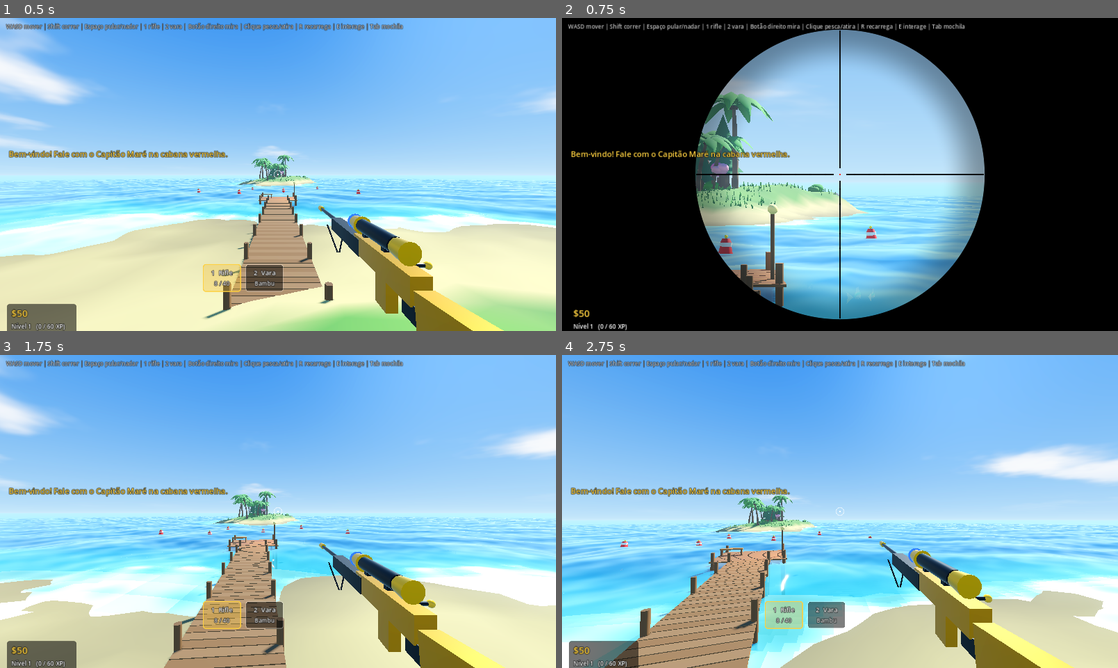
Above: before the commit, frames 1-4 (two rows, left to right).
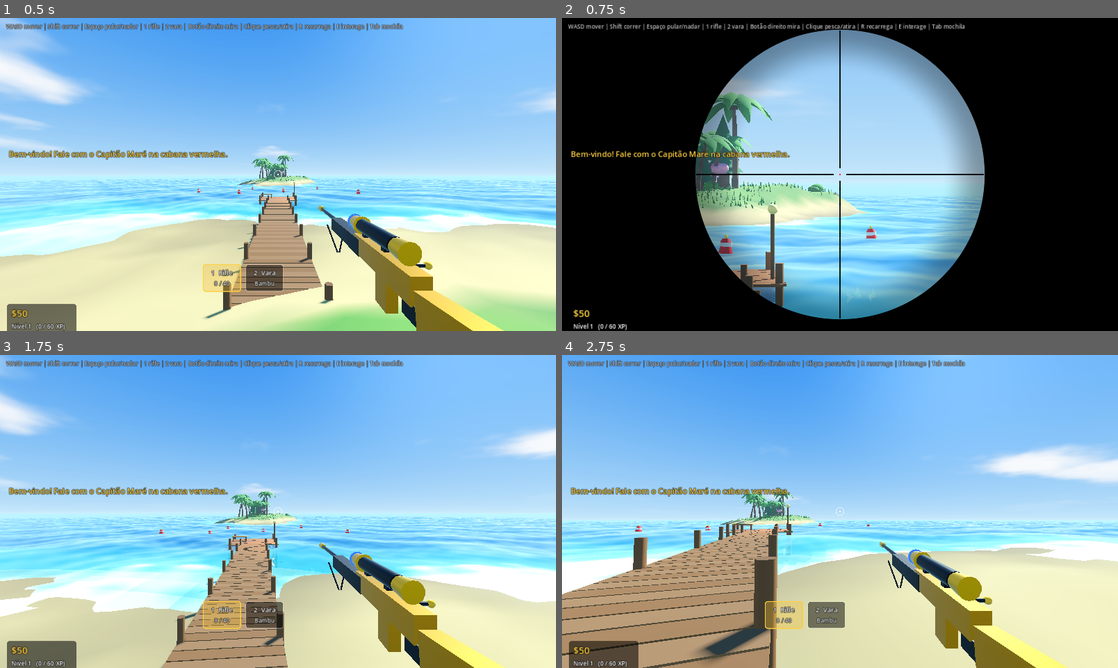
Above: after the commit, the same moments.

Repository: RafaelBraido/Shorts-3d
Game: Godot game, scene res://scenes/Main.tscn
Same seed, same stepped clock (60 frames per second), same inputs: the game is played once before the commit and once after it.
Inputs (mouse positions are in pixels of both pictures, inside the frame that each line leads up to):
- Up to frame 1 (0.5 s): no input
- Up to frame 2 (0.75 s): tap Enter at 0.5 s; move the mouse to (867, 174) at 0.52 s; hold W (move_forward) from 0.53 s (still down); hold Right mouse button (aim) from 0.53 s (still down)
- Up to frame 3 (1.75 s): keep holding W (move_forward); tap Space (jump) at 0.77, 1.07, 1.52 s; tap Shift (run) at 0.8, 1.35 s; move the mouse to (250, 511) at 1.27 s; release Right mouse button (aim) at 1.28 s; tap Ctrl (crouch, bound only after the commit) at 1.55 s
- Up to frame 4 (2.75 s): keep holding W (move_forward); tap Space (jump) at 1.82, 2.3 s; move the mouse to (851, 505) at 2.02 s; hold Ctrl (crouch, bound only after the commit) from 2.03 s (still down)

Frame 1 is identical in both runs. In frame 2, less than 0.1% of the frame differs, in the area x 24-72%, y 24-92%; in frame 3, 6.1%; in frame 4, 31%, in the area x 0-100%, y 43-100%.

Commit message:
Multiplayer cooperativo (ENet) e agachar; corrige elipse da luneta em telas largas
Co-Authored-By: Claude Sonnet 5.5 <noreply@anthropic.com>
Claude-Session: https://claude.ai/code/session_016GDPdtbx84WZH3tnUTdxNH

Diff:
--- a/project.godot
+++ b/project.godot
@@ -12,6 +12,7 @@
 
 GameState="*res://scripts/autoload/game_state.gd"
 Sfx="*res://scripts/autoload/audio_manager.gd"
+Net="*res://scripts/autoload/network.gd"
 
 [display]
 
@@ -79,6 +80,14 @@
 "deadzone": 0.2,
 "events": [Object(InputEventKey,"resource_local_to_scene":false,"resource_name":"","device":-1,"window_id":0,"alt_press …(191 unchanged characters)…
 }
+crouch={
+"deadzone": 0.2,
+"events": [Object(InputEventKey,"resource_local_to_scene":false,"resource_name":"","device":-1,"window_id":0,"alt_pressed":false,"shift_pressed":false,"ctrl_pressed":false,"meta_pressed":false,"pressed":false,"keycode":0,"physical_keycode":4194326,"key_label":0,"unicode":0,"location":0,"echo":false,"script":null), Object(InputEventKey,"resource_local_to_scene":false,"resource_name":"","device":-1,"window_id":0,"alt_pressed":false,"shift_pressed":false,"ctrl_pressed":false,"meta_pressed":false,"pressed":false,"keycode":0,"physical_keycode":67,"key_label":0,"unicode":0,"location":0,"echo":false,"script":null)]
+}
+multiplayer={
+"deadzone": 0.2,
+"events": [Object(InputEventKey,"resource_local_to_scene":false,"resource_name":"","device":-1,"window_id":0,"alt_pressed":false,"shift_pressed":false,"ctrl_pressed":false,"meta_pressed":false,"pressed":false,"keycode":0,"physical_keycode":4194333,"key_label":0,"unicode":0,"location":0,"echo":false,"script":null)]
+}
 
 [input_devices]
 
--- /dev/null
+++ b/scripts/autoload/network.gd
@@ -0,0 +1,149 @@
+extends Node
+## Multiplayer cooperativo (ENet, API de alto nível do Godot 4). Autoload "Net".
+## Um jogador hospeda (porta 24565, UDP) e os outros entram pelo IP. O mundo é determinístico (mesma semente),
+## então todos veem a mesma ilha. Sincronizados: posição/olhar/item/agachar dos jogadores, tiros (traçante + som),
+## nomes e avisos de captura. Não sincronizados (cada jogador tem os seus): peixes, economia e inventário.
+
+signal status(message: String)
+signal players_changed
+
+const PORT := 24565
+const MAX_PLAYERS := 6
+const SEND_INTERVAL := 1.0 / 15.0
+
+var player_name := "Pescador"
+var active := false
+var is_host := false
+var avatars: Dictionary = {}      ## peer_id -> RemotePlayer
+var names: Dictionary = {}        ## peer_id -> nome
+var _send_t := 0.0
+
+func _ready() -> void:
+	player_name = "Pescador%d" % (randi() % 900 + 100)
+	multiplayer.peer_connected.connect(_on_peer_connected)
+	multiplayer.peer_disconnected.connect(_on_peer_disconnected)
+	multiplayer.connected_to_server.connect(func() -> void:
+		active = true
+		status.emit("Conectado! Seu ID: %d" % multiplayer.get_unique_id())
+		players_changed.emit())
+	multiplayer.connection_failed.connect(func() -> void:
+		_reset()
+		status.emit("Falha ao conectar. Confira o IP, a porta e se o anfitrião está aberto."))
+	multiplayer.server_disconnected.connect(func() -> void:
+		_reset()
+		status.emit("O anfitrião saiu da partida."))
+
+func host(port: int = PORT) -> Error:
+	leave()
+	var peer := ENetMultiplayerPeer.new()
+	var err := peer.create_server(port, MAX_PLAYERS - 1)
+	if err != OK:
+		status.emit("Não foi possível hospedar na porta %d (erro %d)." % [port, err])
+		return err
+	multiplayer.multiplayer_peer = peer
+	active = true
+	is_host = true
+	status.emit("Hospedando na porta %d. Passe seu IP aos amigos." % port)
+	players_changed.emit()
+	return OK
+
+func join(ip: String, port: int = PORT) -> Error:
+	leave()
+	var peer := ENetMultiplayerPeer.new()
+	var err := peer.create_client(ip.strip_edges(), port)
+	if err != OK:
+		status.emit("Endereço inválido (erro %d)." % err)
+		return err
+	multiplayer.multiplayer_peer = peer
+	status.emit("Conectando a %s:%d ..." % [ip, port])
+	return OK
+
+func leave() -> void:
+	if multiplayer.multiplayer_peer != null and not (multiplayer.multiplayer_peer is OfflineMultiplayerPeer):
+		multiplayer.multiplayer_peer.close()
+	multiplayer.multiplayer_peer = null
+	_reset()
+
+func _reset() -> void:
+	active = false
+	is_host = false
+	for a in avatars.values():
+		if is_instance_valid(a):
+			a.queue_free()
+	avatars.clear()
+	names.clear()
+	players_changed.emit()
+
+func peer_count() -> int:
+	return avatars.size() + 1
+
+func _on_peer_connected(id: int) -> void:
+	var scene := get_tree().current_scene
+	if scene == null:
+		return
+	var av := RemotePlayer.new()
+	av.peer_id = id
+	scene.add_child(av)
+	avatars[id] = av
+	names[id] = "Jogador %d" % id
+	av.set_display_name(names[id])
+	set_player_name.rpc_id(id, player_name)
+	status.emit("Jogador %d entrou na ilha." % id)
+	players_changed.emit()
+
+func _on_peer_disconnected(id: int) -> void:
+	if avatars.has(id):
+		avatars[id].queue_free()
+		avatars.erase(id)
+	var n: String = names.get(id, "Jogador %d" % id)
+	names.erase(id)
+	status.emit("%s saiu." % n)
+	players_changed.emit()
+
+# ------------------------------------------------------------------ envio (chamado pelo Player / armas)
+
+func tick(delta: float, p: Node3D, yaw: float, pitch: float, item: String, crouch: bool) -> void:
+	if not active or avatars.is_empty():
+		return
+	_send_t += delta
+	if _send_t >= SEND_INTERVAL:
+		_send_t = 0.0
+		sync_state.rpc(p.global_position, yaw, pitch, item, crouch)
+
+func send_shot(from: Vector3, to: Vector3) -> void:
+	if active and not avatars.is_empty():
+		fx_shot.rpc(from, to)
+
+func send_announce(text: String) -> void:
+	if active and not avatars.is_empty():
+		announce.rpc(text)
+
+# ------------------------------------------------------------------ RPCs
+
+@rpc("any_peer", "unreliable")
+func sync_state(pos: Vector3, yaw: float, pitch: float, item: String, crouch: bool) -> void:
+	var av: RemotePlayer = avatars.get(multiplayer.get_remote_sender_id())
+	if av:
+		av.apply_state(pos, yaw, pitch, item, crouch)
+
+@rpc("any_peer", "reliable")
+func set_player_name(n: String) -> void:
+	var id := multiplayer.get_remote_sender_id()
+	n = n.strip_edges().left(16)
+	if n == "":
+		n = "Jogador %d" % id
+	names[id] = n
+	if avatars.has(id):
+		avatars[id].set_display_name(n)
+	players_changed.emit()
+
+@rpc("any_peer", "unreliable")
+func fx_shot(from: Vector3, to: Vector3) -> void:
+	var scene := get_tree().current_scene
+	Fx.tracer(scene, from, to)
+	Sfx.play_at("shot", scene, from, -4.0)
+
+@rpc("any_peer", "reliable")
+func announce(text: String) -> void:
+	var id := multiplayer.get_remote_sender_id()
+	GameState.notify.emit("%s %s" % [names.get(id, "Jogador"), text])
--- a/scripts/equipment/fishing_rod.gd
+++ b/scripts/equipment/fishing_rod.gd
@@ -316,6 +316,7 @@
 	var is_record: bool = w > float(prev["best"]) and not is_new
 	var entry := GameState.add_fish(id, w, false)
 	Sfx.play("catch")
+	Net.send_announce("pescou %s de %.1f kg!" % [FishDB.data(id)["name"], w])
 	hud.show_catch(id, w, int(entry["value"]), is_new, is_record)
 	_show_trophy(id, f.length_m)
 	# o peixe salta até o jogador e some
--- a/scripts/equipment/rifle.gd
+++ b/scripts/equipment/rifle.gd
@@ -218,6 +218,7 @@
 		Fx.splash(scene, end, 1.0)
 		Sfx.play_at("splash", scene, end, -2.0)
 	Fx.tracer(scene, muzzle.global_position, end)
+	Net.send_shot(muzzle.global_position, end)
 
 func _start_reload() -> void:
 	if reloading or GameState.ammo_mag >= GameState.MAG_SIZE:
--- a/scripts/main.gd
+++ b/scripts/main.gd
@@ -12,3 +12,12 @@
 	manager.player = player
 	manager.populate_initial(world.dock_end)
 	GameState.notify.emit("Bem-vindo! Fale com o Capitão Maré na cabana vermelha.")
+	# atalhos de linha de comando: godot -- --host  |  godot -- --join=IP  |  --name=Fulano
+	for a in OS.get_cmdline_user_args():
+		if a.begins_with("--name="):
+			Net.player_name = a.substr(7)
+	for a in OS.get_cmdline_user_args():
+		if a == "--host":
+			Net.host()
+		elif a.begins_with("--join="):
+			Net.join(a.substr(7))
--- a/scripts/player.gd
+++ b/scripts/player.gd
@@ -8,6 +8,10 @@
 const SWIM := 3.4
 const JUMP_SPEED := 5.0
 const EYE_HEIGHT := 1.55
+const CROUCH_EYE := 0.95
+const CROUCH_SPEED := 2.4
+const STAND_H := 1.8
+const CROUCH_H := 1.1
 
 var gravity: float = ProjectSettings.get_setting("physics/3d/default_gravity", 9.8)
 var pitch := 0.0
@@ -29,6 +33,9 @@
 var _swimming := false
 var _prompt_target: Node = null
 var touch_mode := false
+var crouching := false
+var _capsule: CapsuleShape3D
+var _col: CollisionShape3D
 
 ## Verdadeiro quando o jogador não deve agir (menu aberto, mouse solto ou acabou de recapturar).
 var ui_open: bool:
@@ -48,6 +55,8 @@
 	col.shape = cap
 	col.position.y = 0.9
 	add_child(col)
+	_capsule = cap
+	_col = col
 	cam = Camera3D.new()
 	cam.position.y = EYE_HEIGHT
 	cam.current = true
@@ -107,6 +116,8 @@
 		_block_t = 0.2
 	if e.is_action_pressed("inventory") and hud:
 		hud.toggle_inventory()
+	if e.is_action_pressed("multiplayer") and hud:
+		hud.open_network()
 
 func _physics_process(d: float) -> void:
 	_block_t = maxf(_block_t - d, 0.0)
@@ -116,8 +127,11 @@
 	var wading := feet < -0.25 and not _swimming
 	var v := Vector2.ZERO if in_menu else Input.get_vector("move_left", "move_right", "move_forward", "move_back")
 	var dir := (transform.basis * Vector3(v.x, 0, v.y)).normalized()
-	var running := Input.is_action_pressed("run") and not in_menu and rifle != null and not rifle.scoped
+	_update_crouch(in_menu)
+	var running := Input.is_action_pressed("run") and not in_menu and rifle != null and not rifle.scoped and not crouching
 	var speed := RUN if running else WALK
+	if crouching:
+		speed = CROUCH_SPEED
 	if wading:
 		speed *= 0.65
 	if _swimming:
@@ -129,7 +143,7 @@
 	else:
 		if not is_on_floor():
 			velocity.y -= gravity * d
-		elif Input.is_action_just_pressed("jump") and not in_menu:
+		elif Input.is_action_just_pressed("jump") and not in_menu and not crouching:
 			velocity.y = JUMP_SPEED
 	var accel := clampf(12.0 * d, 0.0, 1.0)
 	velocity.x = lerpf(velocity.x, dir.x * speed, accel)
@@ -143,18 +157,35 @@
 		global_position = spawn_point
 		velocity = Vector3.ZERO
 	_footsteps(d, dir.length() > 0.1, running, wading)
+	Net.tick(d, self, rotation.y, pitch, item, crouching)
 	_update_camera(d, dir.length() > 0.1, running)
 	if not in_menu:
 		_hotbar()
 		_interaction()
 
+## Agachar: segurar Ctrl/C (PC) ou alternar no botão ABAIXAR (celular). Só levanta se houver espaço livre acima.
+func _update_crouch(in_menu: bool) -> void:
+	var want := Input.is_action_pressed("crouch") and not in_menu and not _swimming
+	if want == crouching:
+		return
+	if not want and not _can_stand():
+		return
+	crouching = want
+	var h := CROUCH_H if crouching else STAND_H
+	_capsule.height = h
+	_col.position.y = h * 0.5
+
+func _can_stand() -> bool:
+	var q := PhysicsRayQueryParameters3D.create(global_position + Vector3(0, CROUCH_H - 0.1, 0), global_position + Vector3(0, STAND_H + 0.1, 0), 1)
+	return get_world_3d().direct_space_state.intersect_ray(q).is_empty()
+
 func _footsteps(d: float, moving: bool, running: bool, wading: bool) -> void:
 	if not moving or not (is_on_floor() or wading) or _swimming:
 		_step_t = 0.0
 		return
 	_step_t -= d
 	if _step_t <= 0.0:
-		_step_t = 0.28 if running else 0.45
+		_step_t = 0.28 if running else (0.7 if crouching else 0.45)
 		if wading:
 			Sfx.play("splash", -20.0, randf_range(1.3, 1.6))
 		else:
@@ -170,7 +201,8 @@
 	elif _swimming:
 		_bob_t += d * 2.0
 		bob = sin(_bob_t) * 0.04
-	cam.position.y = lerpf(cam.position.y, EYE_HEIGHT + bob, clampf(14.0 * d, 0.0, 1.0))
+	var eye := CROUCH_EYE if crouching else EYE_HEIGHT
+	cam.position.y = lerpf(cam.position.y, eye + bob, clampf(10.0 * d, 0.0, 1.0))
 	cam.rotation.x = pitch + _recoil
 	cam.rotation.z = (randf() - 0.5) * _shake
 	cam.rotation.y = (randf() - 0.5) * _shake * 0.6
--- a/scripts/ui/hud.gd
+++ b/scripts/ui/hud.gd
@@ -39,6 +39,7 @@
 var menu_mode := "inv"
 var touch_mode := false
 var prompt_prefix := "[E] "
+var _net_ip := "127.0.0.1"
 
 var _hit_t := 0.0
 var _target_t := 0.0
@@ -74,6 +75,8 @@
 	GameState.rod_changed.connect(_refresh_status)
 	GameState.notify.connect(func(m: String) -> void: toast(m, GOLD))
 	GameState.inventory_changed.connect(_refresh_menu_if_open)
+	Net.status.connect(func(m: String) -> void: toast(m, Color(0.6, 0.9, 1.0)))
+	Net.players_changed.connect(_refresh_menu_if_open)
 	GameState.coins_changed.connect(func(_c: int) -> void: _refresh_menu_if_open())
 	_refresh_status()
 	set_equipped(1)
@@ -382,6 +385,7 @@
 
 func set_scope(amount: float) -> void:
 	_scope_amount = amount
+	(scope.material as ShaderMaterial).set_shader_parameter("aspect", root.size.x / maxf(root.size.y, 1.0))
 	scope.visible = amount > 0.01
 	scope.modulate.a = amount
 	crosshair.visible = amount < 0.5
@@ -472,6 +476,9 @@
 func open_inventory() -> void:
 	_open("inv")
 
+func open_network() -> void:
+	_open("net")
+
 func open_shop() -> void:
 	_open("shop")
 
@@ -506,6 +513,10 @@
 	for c in menu_tabs.get_children():
 		menu_tabs.remove_child(c)
 		c.queue_free()
+	if menu_mode == "net":
+		_build_net_tab()
+		_touchify()
+		return
 	var shop := menu_mode == "shop"
 	menu_title.text = "Loja do Capitão Maré   —   $%d" % GameState.coins if shop else "Mochila   —   $%d   ·   Nível %d" % [GameState.coins, GameState.level]
 	# --- peixes
@@ -600,7 +611,62 @@
 		arow.add_child(ab)
 	gear.add_child(arow)
 	menu_tabs.current_tab = clampi(prev, 0, menu_tabs.get_child_count() - 1)
-	if touch_mode:
-		for b in menu_panel.find_children("*", "Button", true, false):
-			(b as Button).custom_minimum_size = Vector2(0, 54)
-			(b as Button).add_theme_font_size_override("font_size", 20)
+	_touchify()
+
+func _touchify() -> void:
+	if not touch_mode:
+		return
+	for b in menu_panel.find_children("*", "Button", true, false):
+		(b as Button).custom_minimum_size = Vector2(0, 54)
+		(b as Button).add_theme_font_size_override("font_size", 20)
+	for e in menu_panel.find_children("*", "LineEdit", true, false):
+		(e as LineEdit).custom_minimum_size = Vector2(0, 54)
+		(e as LineEdit).add_theme_font_size_override("font_size", 20)
+
+func _local_ips() -> String:
+	var out: PackedStringArray = []
+	for a in IP.get_local_addresses():
+		if a.count(".") == 3 and not a.begins_with("127.") and not a.begins_with("169.254."):
+			out.append(a)
+	return ", ".join(out) if not out.is_empty() else "(não encontrado)"
+
+func _build_net_tab() -> void:
+	menu_title.text = "Multijogador cooperativo"
+	var vb := _tab("Multijogador")
+	vb.add_child(_label("Seu nome:", 16, Color.WHITE, 0))
+	var name_e := LineEdit.new()
+	name_e.text = Net.player_name
+	name_e.max_length = 16
+	name_e.editable = not Net.active
+	name_e.text_changed.connect(func(t: String) -> void: Net.player_name = t)
+	vb.add_child(name_e)
+	if Net.active:
+		var st := "Você é o ANFITRIÃO (porta %d)." % Net.PORT if Net.is_host else "Conectado à partida."
+		vb.add_child(_label(st, 17, GOLD, 0))
+		if Net.is_host:
+			vb.add_child(_label("IP para os amigos (mesma rede Wi-Fi/LAN): " + _local_ips(), 15, Color(0.85, 0.95, 1.0), 0))
+			vb.add_child(_label("Pela internet: libere a porta UDP %d no roteador (ou use uma VPN, como Tailscale/ZeroTier)." % Net.PORT, 14, Color(0.8, 0.8, 0.8), 0))
+		vb.add_child(_label("Jogadores na ilha: %d" % Net.peer_count(), 16, Color.WHITE, 0))
+		vb.add_child(_label("  • %s (você)" % Net.player_name, 15, Color(0.7, 1.0, 0.7), 0))
+		for id in Net.names:
+			vb.add_child(_label("  • %s" % Net.names[id], 15, Color.WHITE, 0))
+		var leave := Button.new()
+		leave.text = "Desconectar"
+		leave.pressed.connect(func() -> void: Net.leave())
+		vb.add_child(leave)
+	else:
+		var host_b := Button.new()
+		host_b.text = "Hospedar partida (porta %d)" % Net.PORT
+		host_b.pressed.connect(func() -> void: Net.host())
+		vb.add_child(host_b)
+		vb.add_child(_label("Ou entre na partida de um amigo:", 16, Color.WHITE, 0))
+		var ip_e := LineEdit.new()
+		ip_e.text = _net_ip
+		ip_e.placeholder_text = "IP do anfitrião, ex.: 192.168.0.10"
+		ip_e.text_changed.connect(func(t: String) -> void: _net_ip = t)
+		vb.add_child(ip_e)
+		var join_b := Button.new()
+		join_b.text = "Entrar"
+		join_b.pressed.connect(func() -> void: Net.join(_net_ip))
+		vb.add_child(join_b)
+	vb.add_child(_label("Em cooperativo todos veem a mesma ilha, os outros jogadores, os tiros e os avisos de captura. Peixes, dinheiro e mochila são individuais.", 13, Color(0.75, 0.75, 0.75), 0))
--- a/scripts/ui/touch_controls.gd
+++ b/scripts/ui/touch_controls.gd
@@ -53,6 +53,8 @@
 	_add("jump", "PULAR", "hold", "jump", 46.0)
 	_add("run", "CORRER", "toggle", "run", 42.0)
 	_add("reload", "RECARGA", "tap", "reload", 44.0)
+	_add("crouch", "ABAIXAR", "toggle", "crouch", 40.0)
+	_add("net", "REDE", "tap", "__net", 32.0)
 	_add("use", "USAR", "tap", "interact", 54.0)
 	_add("item1", "1 RIFLE", "tap", "weapon_toggle", 32.0)
 	_add("item2", "2 VARA", "tap", "fish_toggle", 32.0)
@@ -83,6 +85,8 @@
 	btns["jump"].pos = Vector2(s.x - 100, s.y - 340)
 	btns["run"].pos = Vector2(s.x - 270, s.y - 250)
 	btns["reload"].pos = Vector2(s.x - 400, s.y - 190)
+	btns["crouch"].pos = Vector2(s.x - 410, s.y - 75)
+	btns["net"].pos = Vector2(s.x - 40, 48)
 	btns["use"].pos = Vector2(s.x - 250, s.y - 400)
 	btns["item1"].pos = Vector2(s.x - 290, 48)
 	btns["item2"].pos = Vector2(s.x - 205, 48)
@@ -168,6 +172,9 @@
 			if b.action == "__bag":
 				if hud:
 					hud.toggle_inventory()
+			elif b.action == "__net":
+				if hud:
+					hud.open_network()
 			else:
 				Input.action_press(b.action)
 				get_tree().create_timer(0.1).timeout.connect(func() -> void: Input.action_release(b.action))
--- /dev/null
+++ b/scripts/world/remote_player.gd
@@ -0,0 +1,86 @@
+class_name RemotePlayer
+extends Node3D
+## Avatar de outro jogador na rede: corpo simples, cabeça, item na mão e nome flutuante.
+## A posição recebida é suavizada (interpolação) entre os pacotes.
+
+var peer_id := 0
+var _target_pos := Vector3.ZERO
+var _target_yaw := 0.0
+var _pitch := 0.0
+var _crouch := false
+var _item := ""
+var _first := true
+var _body: Node3D
+var _head: Node3D
+var _hold: Node3D
+var _label: Label3D
+
+func _ready() -> void:
+	var hue := fmod(float(peer_id) * 0.37, 1.0)
+	var shirt := Color.from_hsv(hue, 0.65, 0.85)
+	_body = Node3D.new()
+	add_child(_body)
+	var cap := CapsuleMesh.new()
+	cap.radius = 0.28
+	cap.height = 1.2
+	Props.mesh_node(_body, cap, Props.mat(shirt), Vector3(0, 0.75, 0))
+	_head = Node3D.new()
+	_head.position = Vector3(0, 1.5, 0)
+	add_child(_head)
+	Props.sphere(_head, 0.2, Vector3.ZERO, Color(0.9, 0.7, 0.55))
+	Props.cylinder(_head, 0.24, 0.24, 0.05, Vector3(0, 0.17, 0), Color(0.95, 0.85, 0.2), 14)
+	Props.sphere(_head, 0.035, Vector3(-0.08, 0.04, -0.17), Color(0.05, 0.05, 0.05))
+	Props.sphere(_head, 0.035, Vector3(0.08, 0.04, -0.17), Color(0.05, 0.05, 0.05))
+	_hold = Node3D.new()
+	_hold.position = Vector3(0.28, -0.15, -0.35)
+	_head.add_child(_hold)
+	_label = Label3D.new()
+	_label.font_size = 40
+	_label.pixel_size = 0.005
+	_label.outline_size = 8
+	_label.billboard = BaseMaterial3D.BILLBOARD_ENABLED
+	_label.no_depth_test = true
+	_label.position = Vector3(0, 2.15, 0)
+	add_child(_label)
+	_set_item("")
+
+func set_display_name(n: String) -> void:
+	if _label:
+		_label.text = n
+	else:
+		call_deferred("set_display_name", n)
+
+func apply_state(pos: Vector3, yaw: float, pitch: float, item: String, crouch: bool) -> void:
+	_target_pos = pos
+	_target_yaw = yaw
+	_pitch = pitch
+	_crouch = crouch
+	if _first:
+		_first = false
+		global_position = pos
+		rotation.y = yaw
+	if item != _item:
+		_set_item(item)
+
+func _set_item(item: String) -> void:
+	_item = item
+	if _hold == null:
+		return
+	for c in _hold.get_children():
+		c.queue_free()
+	if item == "rifle":
+		var r := Props.mesh_node(_hold, BoxMesh.new(), Props.mat(Color(0.85, 0.55, 0.08), 0.3, 0.8), Vector3(0, 0, -0.3))
+		(r.mesh as BoxMesh).size = Vector3(0.07, 0.1, 0.8)
+		Props.cylinder(_hold, 0.04, 0.04, 0.3, Vector3(0, 0.1, -0.2), Color(0.1, 0.1, 0.1), 10).rotation.x = PI / 2.0
+	elif item == "rod":
+		var rod := Props.cylinder(_hold, 0.006, 0.02, 1.7, Vector3(0, 0.3, -0.7), Color(0.55, 0.38, 0.18), 6)
+		rod.rotation.x = PI / 2.0 + 0.5
+
+func _process(delta: float) -> void:
+	var k := clampf(12.0 * delta, 0.0, 1.0)
+	global_position = global_position.lerp(_target_pos, k)
+	rotation.y = lerp_angle(rotation.y, _target_yaw, k)
+	_body.scale.y = lerpf(_body.scale.y, 0.65 if _crouch else 1.0, k)
+	_head.position.y = lerpf(_head.position.y, 0.95 if _crouch else 1.5, k)
+	_label.position.y = lerpf(_label.position.y, 1.6 if _crouch else 2.15, k)
+	_head.rotation.x = lerpf(_head.rotation.x, _pitch, k)
--- /dev/null
+++ b/tests/NetTest.tscn
@@ -0,0 +1,6 @@
+[gd_scene load_steps=2 format=3]
+
+[ext_resource type="Script" path="res://tests/net_test.gd" id="1"]
+
+[node name="NetTest" type="Node"]
+script = ExtResource("1")
--- /dev/null
+++ b/tests/net_test.gd
@@ -0,0 +1,67 @@
+extends Node
+## Teste de multiplayer: roda DOIS processos (--role=host e --role=client) e confere
+## conexão, avatar remoto, posição sincronizada, agachar sincronizado, tiro e aviso de captura.
+## godot --headless --path . res://tests/NetTest.tscn -- --role=host    (e, em outro terminal) -- --role=client
+
+var role := "host"
+var main: Node
+var player: CharacterBody3D
+var t := 0.0
+var got_announce := ""
+var stage := 0
+
+func say(m: String) -> void:
+	print("[NET-%s] %s" % [role.to_upper(), m])
+
+func _ready() -> void:
+	GameState.persist = false
+	for a in OS.get_cmdline_user_args():
+		if a.begins_with("--role="):
+			role = a.substr(7)
+	main = load("res://scenes/Main.tscn").instantiate()
+	add_child(main)
+	player = main.get_node("Player")
+	Net.player_name = "Anfitriao" if role == "host" else "Convidado"
+	GameState.notify.connect(func(m: String) -> void:
+		if "pescou" in m:
+			got_announce = m)
+	if role == "host":
+		say("host() -> %d" % Net.host())
+	else:
+		await get_tree().create_timer(2.0).timeout
+		say("join() -> %d" % Net.join("127.0.0.1"))
+
+func _process(delta: float) -> void:
+	t += delta
+	var av: RemotePlayer = null
+	if not Net.avatars.is_empty():
+		av = Net.avatars.values()[0]
+	match stage:
+		0:
+			if role == "client" and av != null and t > 5.0:
+				# cliente se posiciona, agacha e atira/avisa
+				player.global_position = player.global_position + Vector3(6, 0, 0)
+				Input.action_press("crouch")
+				say("moved to %s, crouching" % player.global_position)
+				stage = 1; t = 0.0
+			elif role == "host" and av != null:
+				stage = 1; t = 0.0
+		1:
+			if role == "client" and t > 1.0 and stage == 1:
+				player.rifle.equip(true)
+				player.rifle._try_fire()
+				Net.send_announce("pescou Atum-azul de 42.0 kg!")
+				stage = 2; t = 0.0
+			elif role == "host" and t > 6.0:
+				say("peers=%d avatar name='%s' pos=%s (host player at %s)" % [Net.peer_count(), Net.names.values()[0], av.global_position, player.global_position])
+				say("avatar crouch synced=%s item=%s" % [av._crouch, av._item])
+				say("announce received='%s'" % got_announce)
+				stage = 3; t = 0.0
+		2:
+			if t > 8.0:
+				say("peers=%d, host avatar visible=%s" % [Net.peer_count(), av != null])
+				stage = 3; t = 0.0
+		3:
+			if t > 2.0:
+				say("DONE")
+				get_tree().quit()
